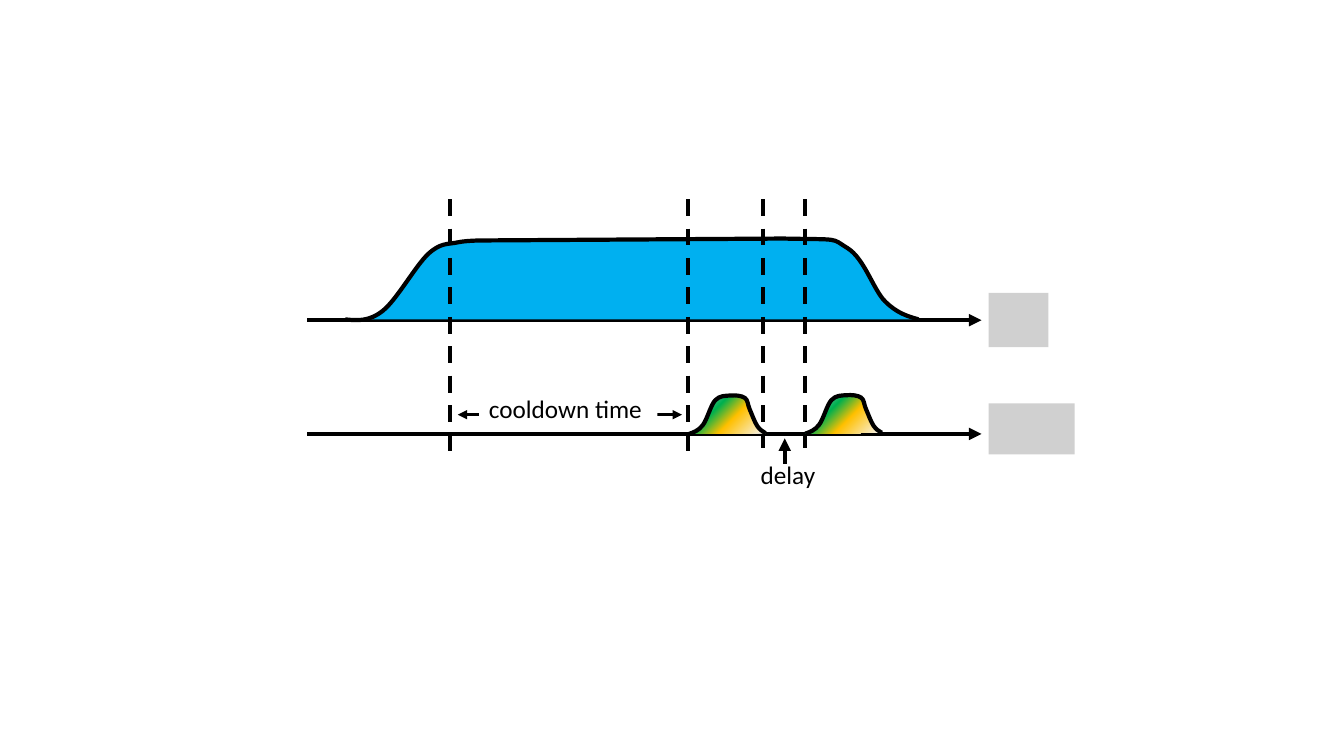
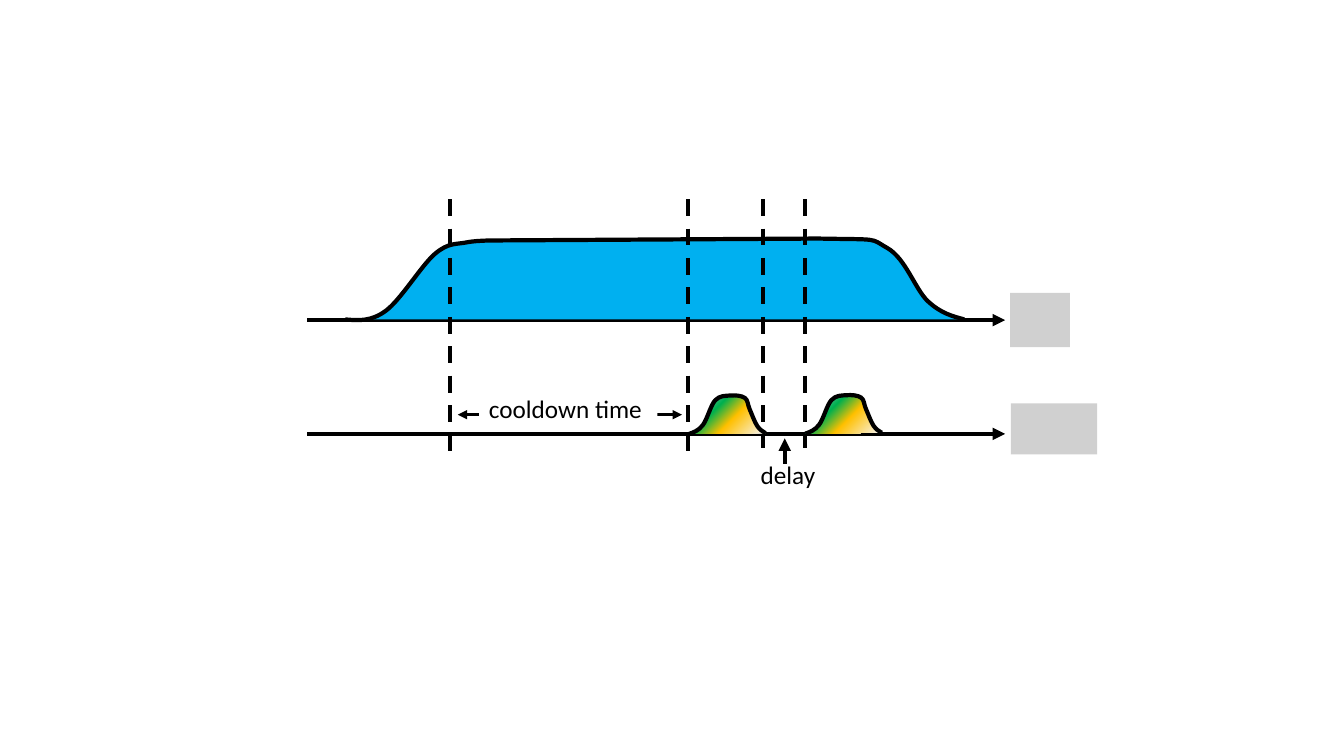
Before and after one commit to arthurostrauss/qua-libs, a slide deck: slide 3 of Quantum-Control-Applications/Superconducting/Kerr-Cat SNAIL-mon/Use Case 2 - QuLAB - Kerr-Cat/Grimm_Frattini_Fig1.pptx. Drawn at 1344x756 pixels with LibreOffice and Linux fonts; fonts in the diff are those of the drawing; grey boxes stand for pictures. Boxes give left, top, right and bottom in pixels: in the first picture for what was removed or moved away, otherwise in the second. Text is boxed around its words. In the diff, an @@ line names an element or a change of style, - is before the commit and + after.

```diff
--- a/Quantum-Control-Applications/Superconducting/Kerr-Cat SNAIL-mon/Use Case 2 - QuLAB - Kerr-Cat/Grimm_Frattini_Fig1.pptx
+++ b/Quantum-Control-Applications/Superconducting/Kerr-Cat SNAIL-mon/Use Case 2 - QuLAB - Kerr-Cat/Grimm_Frattini_Fig1.pptx
@@ freeform shape: place and size @@
-freeform shape at <box>345,239,919,321</box>
+freeform shape at <box>345,239,964,321</box>
@@ picture: place and size @@
-picture at <box>989,293,1049,348</box>
+picture at <box>1010,293,1070,348</box>
@@ arrow moved from (308, 321) - (982, 321) to (308, 321) - (1005, 321) @@
@@ picture: place and size @@
-picture at <box>989,403,1075,455</box>
+picture at <box>1011,403,1097,455</box>
@@ arrow moved from (308, 435) - (982, 435) to (308, 435) - (1005, 435) @@
```
Also in this commit, not shown: 1 other slide changed, 3 other files.
